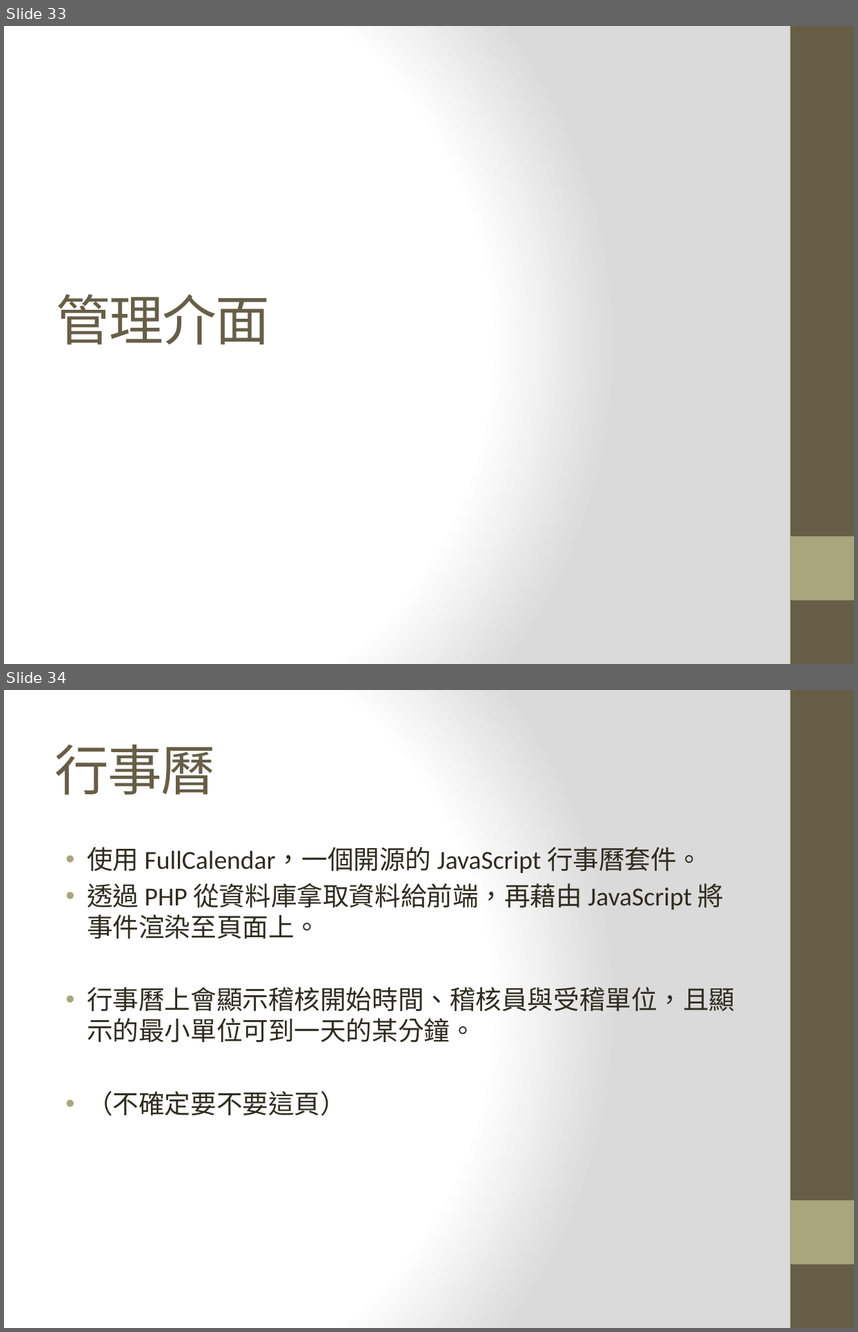
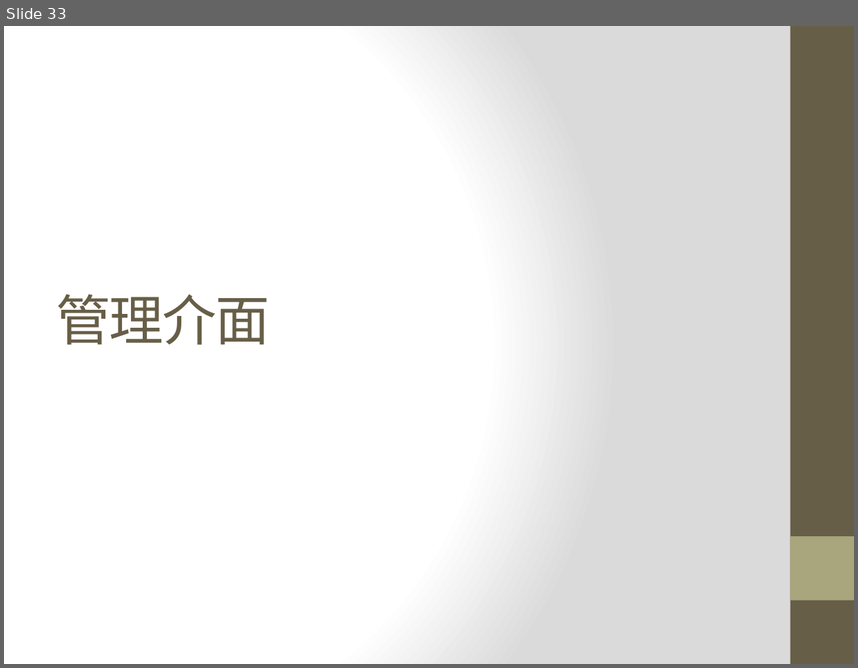
Before and after one commit to hsinewu/pia, a slide deck: Presentation/報告投影片.pptx. Shown one above the other, each under a label of ours: slides 33 and 34 before the commit, slide 33 after it. The pictures are 858x1332 and 858x668 pixels, drawn with LibreOffice and Linux fonts; fonts in the diff are those of the drawing. Boxes give left, top, right and bottom in pixels: in the first picture for what was removed or moved away, otherwise in the second. Text is boxed around its words. In the diff, an @@ line names an element or a change of style, - is before the commit and + after.

```diff
--- a/Presentation/報告投影片.pptx
+++ b/Presentation/報告投影片.pptx
@@ slide 34 removed at bbox=[4, 690, 854, 1328], background gradient #FFFFFF to #DADADA; not listed: 2 template elements that a slide beside it also shows @@
@@ title removed at bbox=[55, 745, 216, 795] @@
-行事曆
@@ text removed at bbox=[87, 847, 735, 1116] @@
-• 使用 FullCalendar，一個開源的 JavaScript 行事曆套件。
-• 透過 PHP 從資料庫拿取資料給前端，再藉由 JavaScript 將事件渲染至頁面上。
-• 行事曆上會顯示稽核開始時間、稽核員與受稽單位，且顯示的最小單位可到一天的某分鐘。
-• （不確定要不要這頁）
```
Also in this commit, not shown: 1 slide changed.
